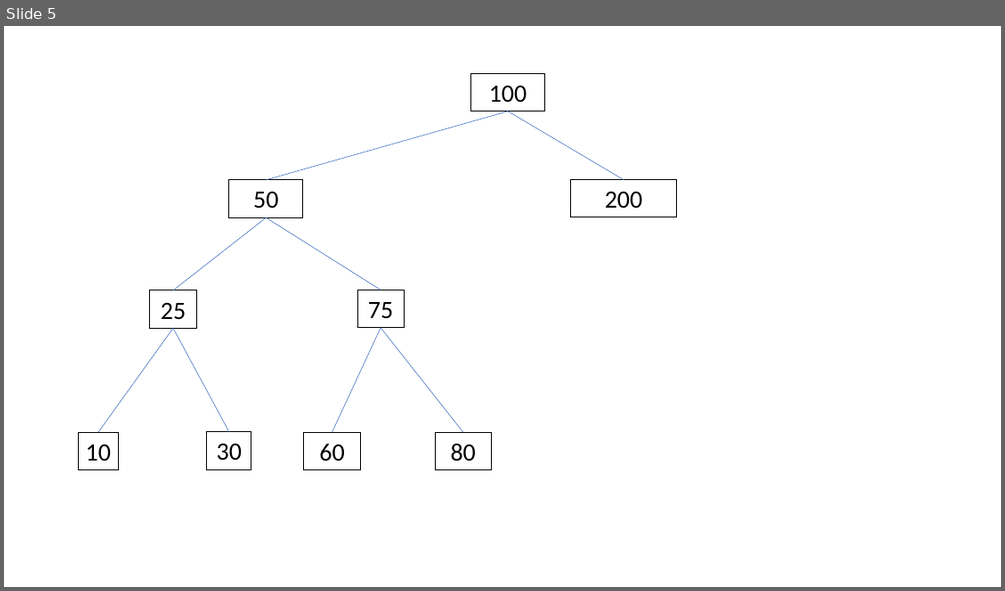
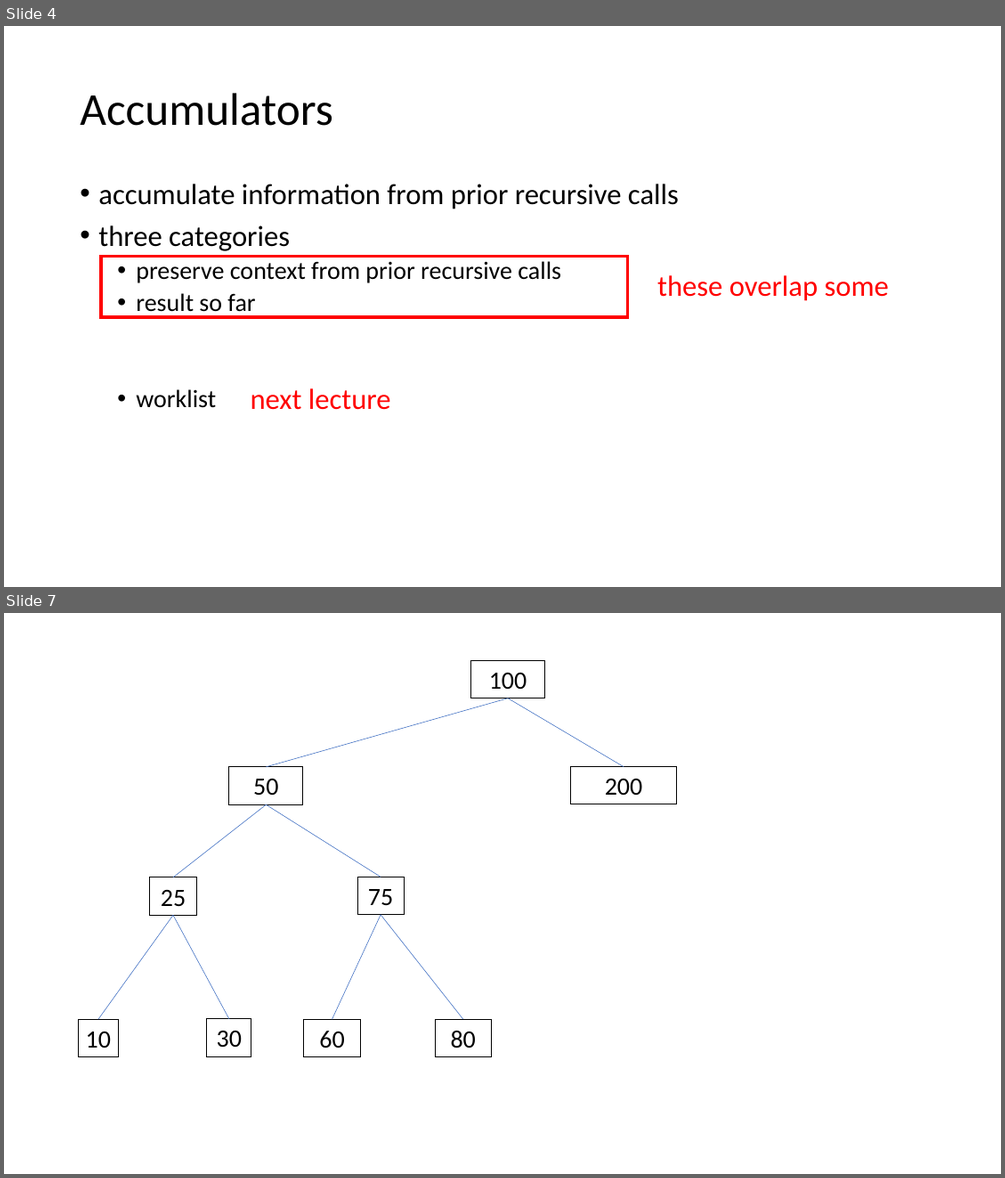
Before and after one commit to GregorKiczales/spd-materials, a slide deck: instructor/l18/l18-pad.pptx. Shown one above the other, each under a label of ours: slide 5 before the commit, slides 4 and 7 after it; the slides between them are not shown. The pictures are 1005x591 and 1005x1178 pixels, drawn with LibreOffice and Linux fonts; fonts in the diff are those of the drawing. Boxes give left, top, right and bottom in pixels: in the first picture for what was removed or moved away, otherwise in the second. Text is boxed around its words. In the diff, an @@ line names an element or a change of style, - is before the commit and + after.

Commit message:
improve graders, simplify explanation of types of accumulators

```diff
--- a/instructor/l18/l18-pad.pptx
+++ b/instructor/l18/l18-pad.pptx
@@ slide 4 added at box(4, 26, 1001, 587), background #FFFFFF @@
@@ title added at box(80, 93, 333, 126), 44 pt, text #000000 @@
+Accumulators
@@ text added at box(98, 184, 679, 408), 28 pt, text #000000 @@
+• accumulate information from prior recursive calls
+• three categories
+  • preserve context from prior recursive calls
+  • result so far
+  • worklist
@@ rectangle added at box(101, 256, 628, 317), outline #FF0000 2.75 pt @@
@@ text added at box(657, 275, 889, 301), 28 pt, text #FF0000 @@
+these overlap some
@@ text added at box(251, 388, 391, 410), 28 pt, text #FF0000 @@
+next lecture
@@ what was slide 5 is now slide 7 @@
```
Also in this commit, not shown: 2 slides changed, 4 other slides added, 3 slides removed, 10 other files.
